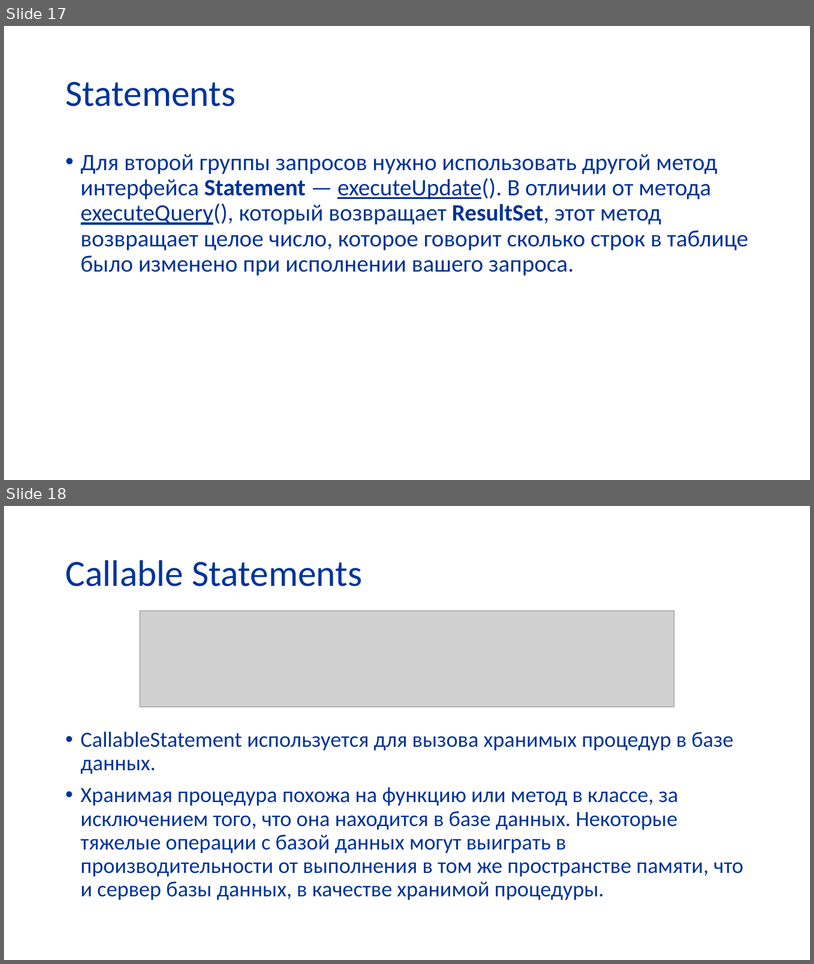
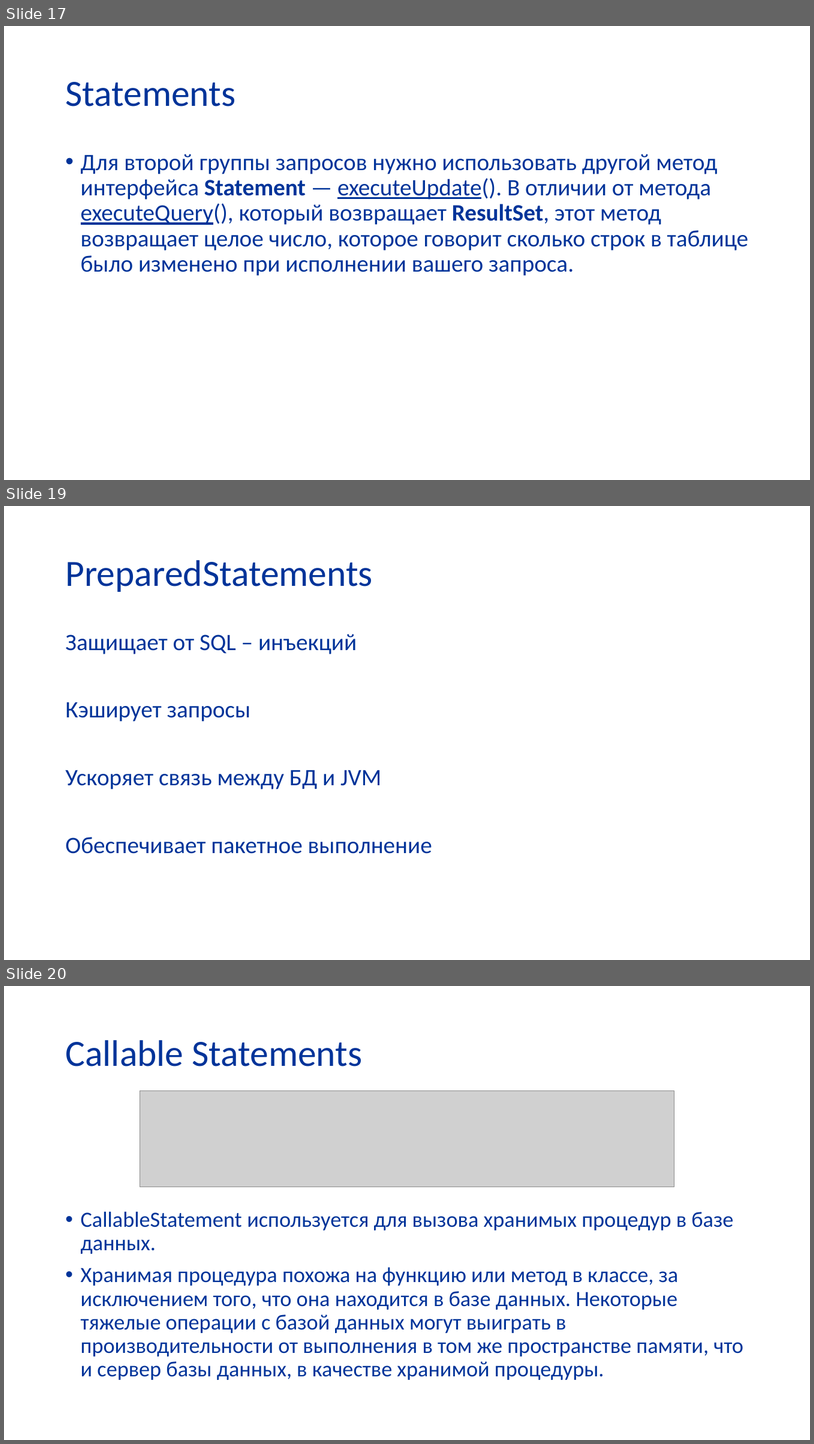
Before and after one commit to butenko-or/programming-technologies, a slide deck: Базы.pptx. Shown one above the other, each under a label of ours: slides 17 and 18 before the commit, slides 17, 19 and 20 after it; the slides between them are not shown. The pictures are 814x964 and 814x1444 pixels, drawn with LibreOffice and Linux fonts; fonts in the diff are those of the drawing; grey boxes stand for pictures; background and template pictures are left out. Boxes give left, top, right and bottom in pixels: in the first picture for what was removed or moved away, otherwise in the second. Text is boxed around its words. In the diff, an @@ line names an element or a change of style, - is before the commit and + after.

```diff
--- a/Базы.pptx
+++ b/Базы.pptx
@@ slide 19 added at [4, 506, 810, 960], background picture (left out) @@
@@ title added at [65, 560, 373, 592], 44 pt, text #003399 @@
+PreparedStatements
@@ text added at [65, 634, 432, 853], 28 pt, text #003399 @@
+Защищает от SQL – инъекций
+Кэширует запросы
+Ускоряет связь между БД и JVM
+Обеспечивает пакетное выполнение
@@ what was slide 18 is now slide 20 @@
```
Also in this commit, not shown: 2 slides changed, 1 other slide added.
